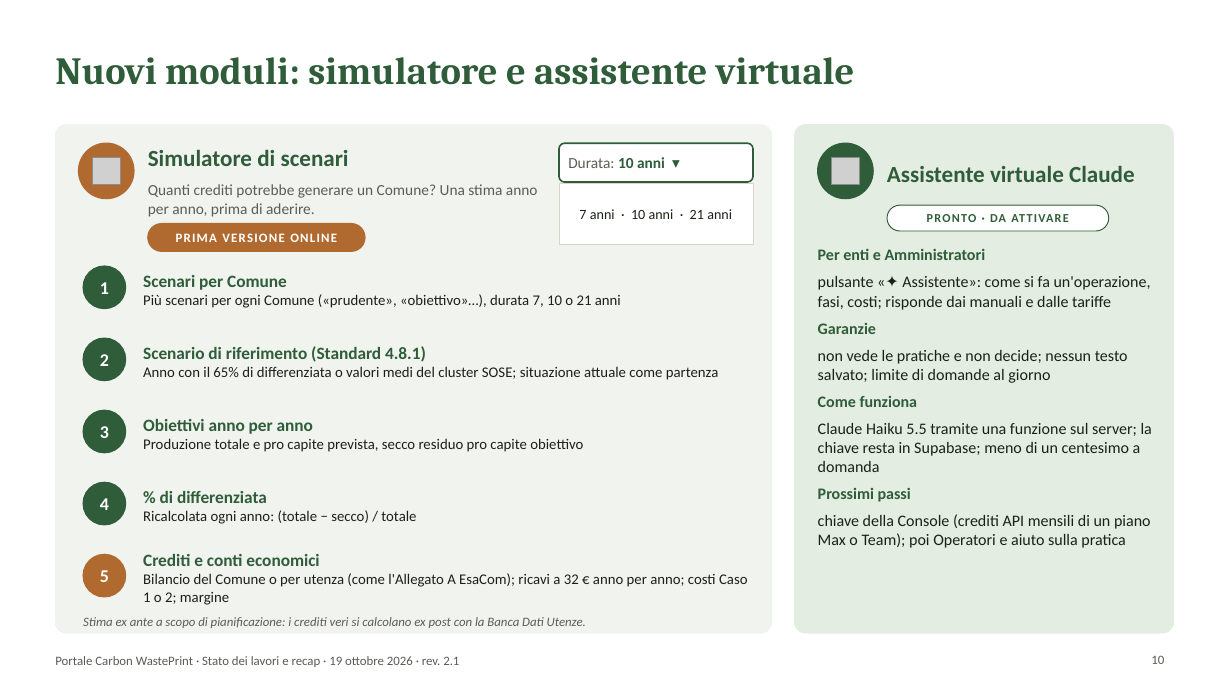
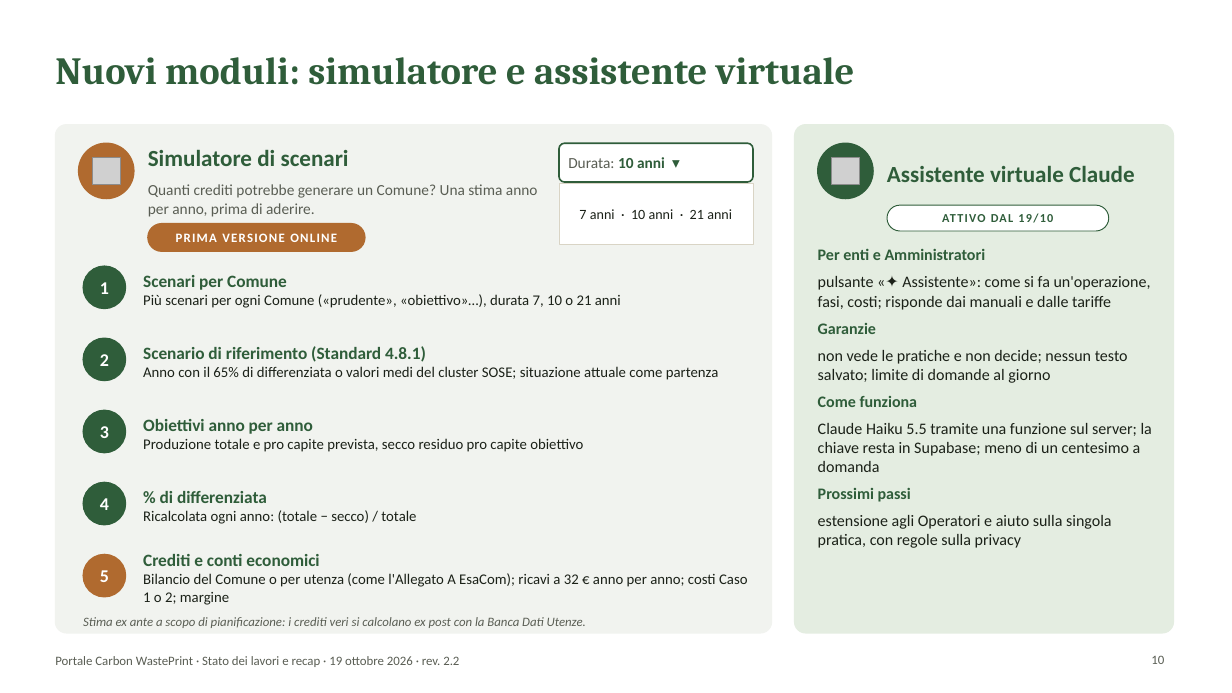
Before and after one commit to lucamorettioperate/portale-cwp, a slide deck: slide 10 of public/documentazione/Presentazione_Portale_CWP.pptx. Drawn at 1232x693 pixels with LibreOffice and Linux fonts; fonts in the diff are those of the drawing; grey boxes stand for pictures; background and template pictures are left out. Boxes give left, top, right and bottom in pixels: in the first picture for what was removed or moved away, otherwise in the second. Text is boxed around its words. In the diff, an @@ line names an element or a change of style, - is before the commit and + after.

```diff
--- a/public/documentazione/Presentazione_Portale_CWP.pptx
+++ b/public/documentazione/Presentazione_Portale_CWP.pptx
@@ text at box(990, 214, 1006, 222): text changed @@
-PRONTO · DA ATTIVARE
+ATTIVO DAL 19/10
@@ text at box(818, 515, 1112, 548): text changed @@
-chiave della Console (crediti API mensili di un piano Max o Team); poi Operatori e aiuto sulla pratica
+estensione agli Operatori e aiuto sulla singola pratica, con regole sulla privacy
@@ text at box(55, 656, 459, 667): text changed @@
-Portale Carbon WastePrint · Stato dei lavori e recap · 19 ottobre 2026 · rev. 2.1
+Portale Carbon WastePrint · Stato dei lavori e recap · 19 ottobre 2026 · rev. 2.2
```
Also in this commit, not shown: 13 other slides changed, 17 other files.
